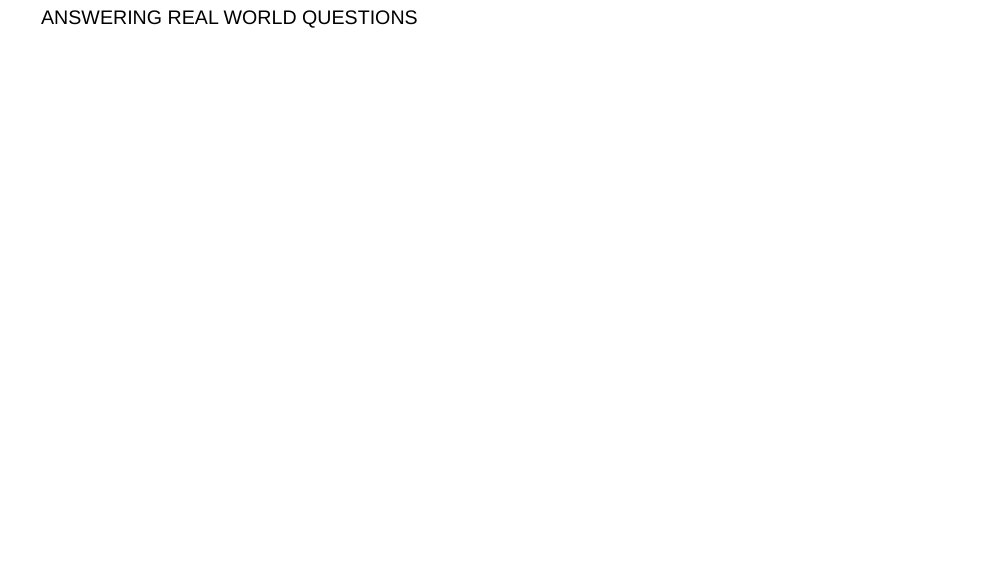
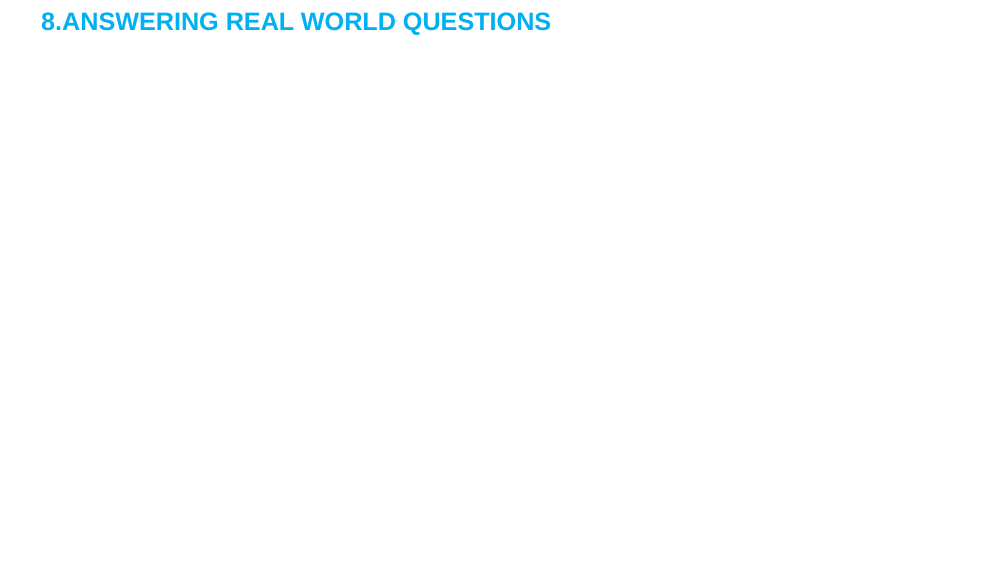
Before and after one commit to SafehEmmanuela/Final-Project, a slide deck: slide 17 of Power point presentation.pptx. Drawn at 1008x567 pixels with LibreOffice and Linux fonts; fonts in the diff are those of the drawing; background and template pictures are left out. Boxes give left, top, right and bottom in pixels: in the first picture for what was removed or moved away, otherwise in the second. Text is boxed around its words. In the diff, an @@ line names an element or a change of style, - is before the commit and + after.

```diff
--- a/Power point presentation.pptx
+++ b/Power point presentation.pptx
@@ text at (41, 12, 551, 35): text changed; size 14 to 18 pt; text colour #000000 to #00B0F0; bold on @@
-ANSWERING REAL WORLD QUESTIONS
+8.ANSWERING REAL WORLD QUESTIONS
```
Also in this commit, not shown: 6 other slides changed, 2 slides added, 3 slides removed, 1 other file.
